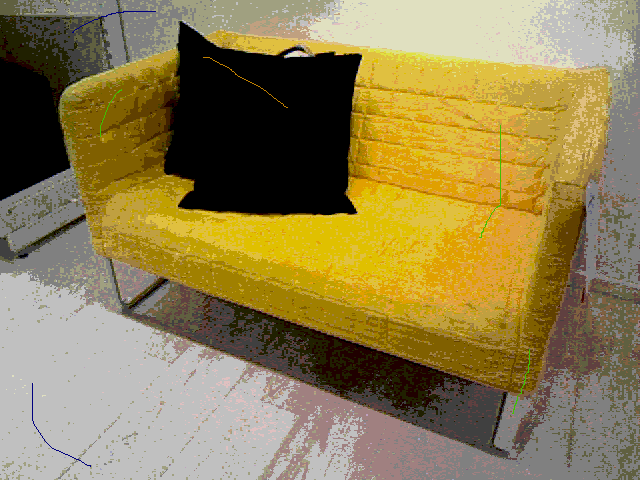
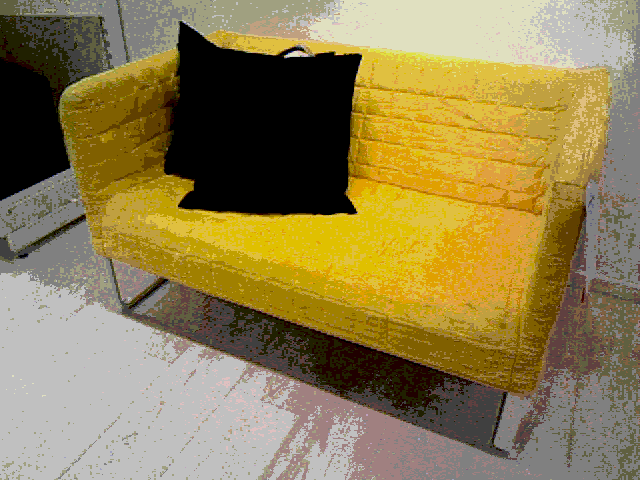
Layered file, before and after one edit (640 x 480). Changes by layer:
removed layer "Layer #1" over <box>32,11,530,467</box>
